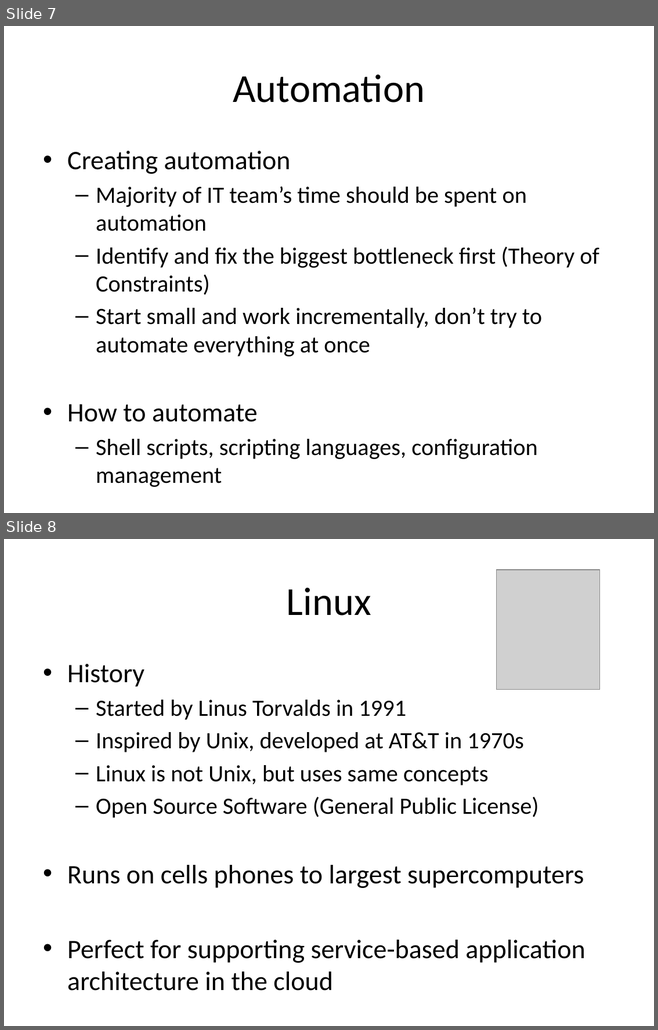
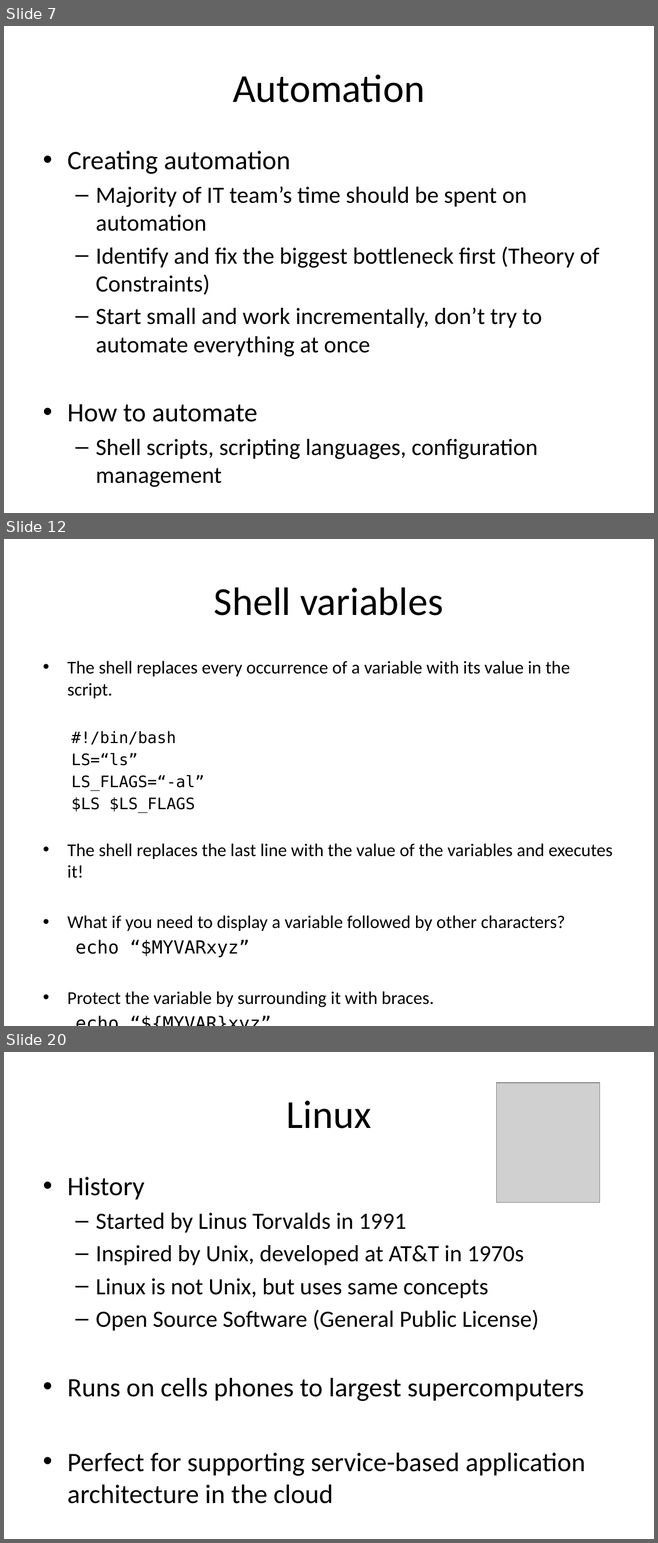
Before and after one commit to jasondbaker/infrastructure-class, a slide deck: lectures/infrastructure-week-2.pptx. Shown one above the other, each under a label of ours: slides 7 and 8 before the commit, slides 7, 12 and 20 after it; the slides between them are not shown. The pictures are 658x1030 and 658x1543 pixels, drawn with LibreOffice and Linux fonts; fonts in the diff are those of the drawing; grey boxes stand for pictures. Boxes give left, top, right and bottom in pixels: in the first picture for what was removed or moved away, otherwise in the second. Text is boxed around its words. In the diff, an @@ line names an element or a change of style, - is before the commit and + after.

Commit message:
add study guide and shell scripting

```diff
--- a/lectures/infrastructure-week-2.pptx
+++ b/lectures/infrastructure-week-2.pptx
@@ slide 12 added at [4, 539, 654, 1026], background #FFFFFF @@
@@ title added at [214, 587, 443, 616], 44 pt, text #000000 @@
+Shell variables
@@ text added at [67, 661, 612, 1008], 20 pt, text #000000 @@
+• The shell replaces every occurrence of a variable with its value in the script.
+  #!/bin/bash
+  LS=“ls”
+  LS_FLAGS=“-al”
+  $LS $LS_FLAGS
+• The shell replaces the last line with the value of the variables and executes it!
+• What if you need to display a variable followed by other characters?
+echo “$MYVARxyz”
+• Protect the variable by surrounding it with braces.
+echo “${MYVAR}xyz”
@@ what was slide 8 is now slide 20 @@
```
Also in this commit, not shown: 11 other slides added, 4 other files.
